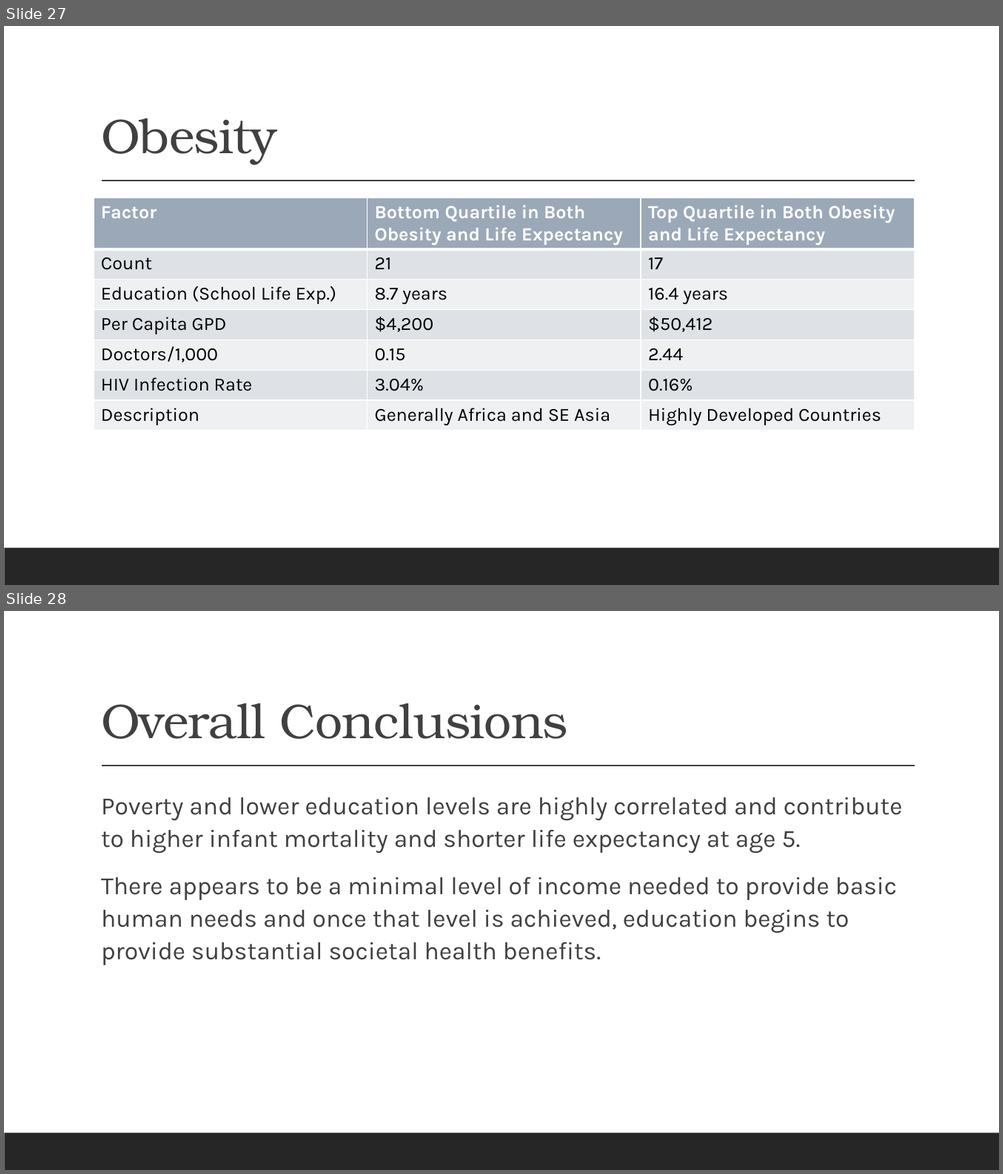
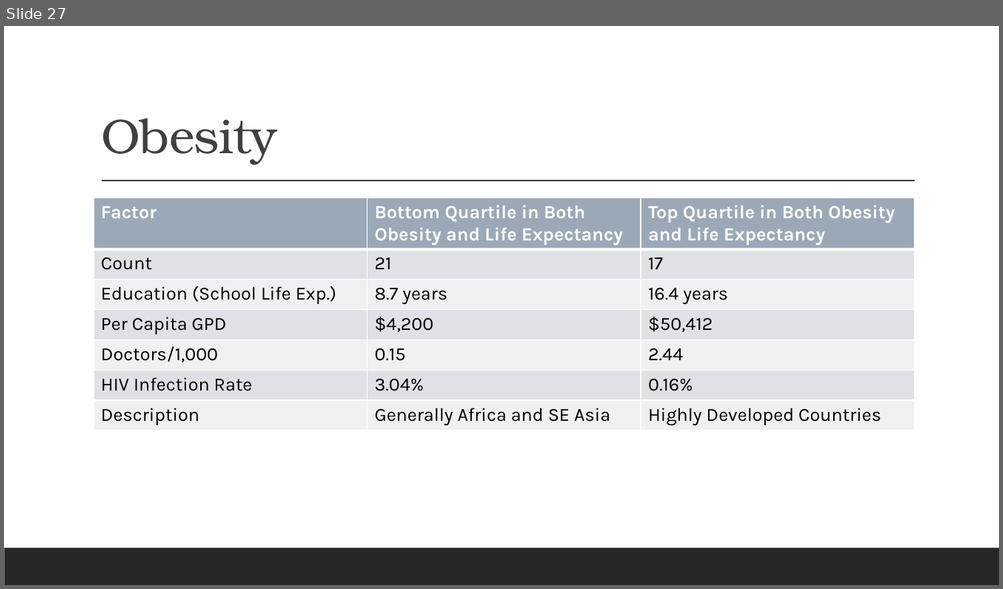
Before and after one commit to mdpickett2/pushnpull, a slide deck: Health and Socio-Economic Factors.pptx. Shown one above the other, each under a label of ours: slides 27 and 28 before the commit, slide 27 after it. The pictures are 1003x1174 and 1003x589 pixels, drawn with LibreOffice and Linux fonts; fonts in the diff are those of the drawing. Boxes give left, top, right and bottom in pixels: in the first picture for what was removed or moved away, otherwise in the second. Text is boxed around its words. In the diff, an @@ line names an element or a change of style, - is before the commit and + after.

```diff
--- a/Health and Socio-Economic Factors.pptx
+++ b/Health and Socio-Economic Factors.pptx
@@ slide 28 removed at (4, 611, 999, 1170), background #FFFFFF; not listed: 2 template elements that a slide beside it also shows @@
@@ title removed at (101, 703, 568, 739) @@
-Overall Conclusions
@@ text removed at (101, 797, 902, 965) @@
-  Poverty and lower education levels are highly correlated and contribute to higher infant mortality and shorter life expectancy at age 5.
-  There appears to be a minimal level of income needed to provide basic human needs and once that level is achieved, education begins to provide substantial societal health benefits.
```
Also in this commit, not shown: 15 slides changed, 11 slides added, 10 other slides removed, 3 other files.
